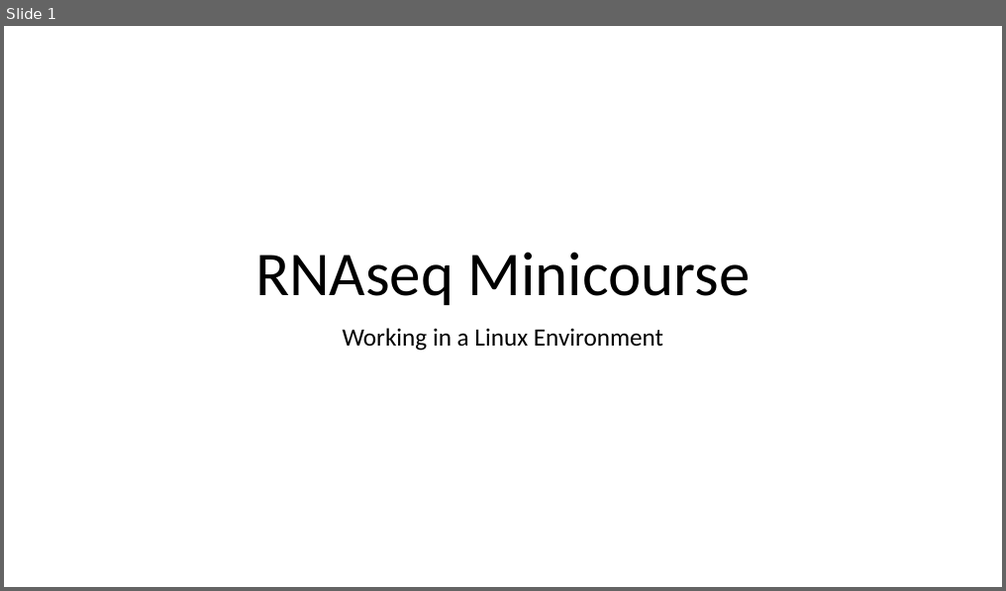
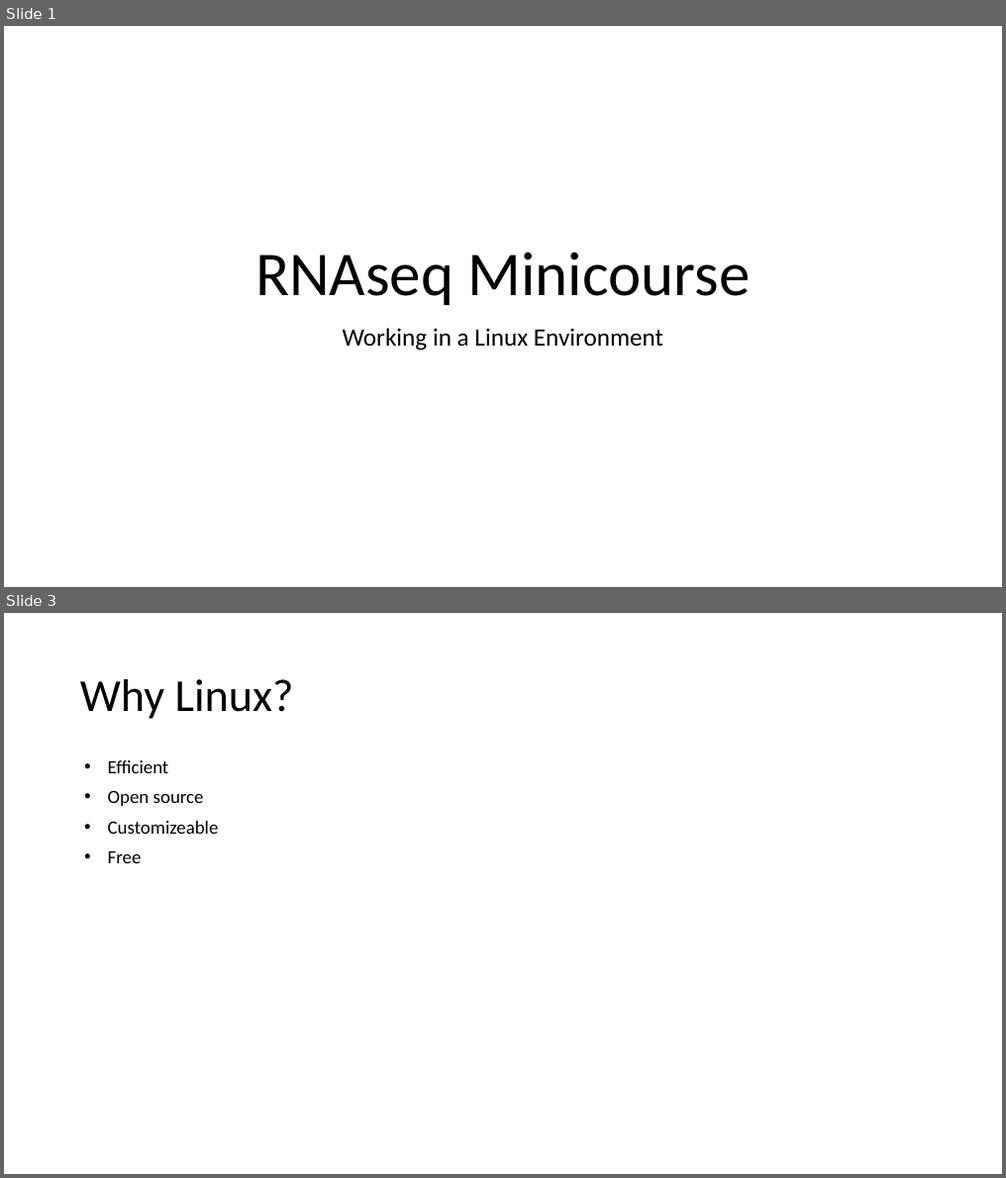
Before and after one commit to tpaape/RNAseq_Miniworkshop, a slide deck: Presentations/Operating in a Linux Environment.pptx. Shown one above the other, each under a label of ours: slide 1 before the commit, slides 1 and 3 after it; the slides between them are not shown. The pictures are 1006x591 and 1006x1178 pixels, drawn with LibreOffice and Linux fonts; fonts in the diff are those of the drawing. Boxes give left, top, right and bottom in pixels: in the first picture for what was removed or moved away, otherwise in the second. Text is boxed around its words. In the diff, an @@ line names an element or a change of style, - is before the commit and + after.

```diff
--- a/Presentations/Operating in a Linux Environment.pptx
+++ b/Presentations/Operating in a Linux Environment.pptx
@@ slide 3 added at <box>4,613,1002,1174</box>, background #FFFFFF @@
@@ title added at <box>80,679,294,719</box>, 44 pt, text #000000 @@
+Why Linux?
@@ text added at <box>108,761,169,773</box>, 18 pt, text #000000 @@
+• Efficient
@@ text added at <box>108,790,204,806</box>, 18 pt, text #000000 @@
+• Open source
@@ text added at <box>108,821,219,834</box>, 18 pt, text #000000 @@
+• Customizeable
@@ text added at <box>108,852,142,863</box>, 18 pt, text #000000 @@
+• Free
```
Also in this commit, not shown: 7 slides changed, 3 other slides added, 7 slides removed, 6 other files.
